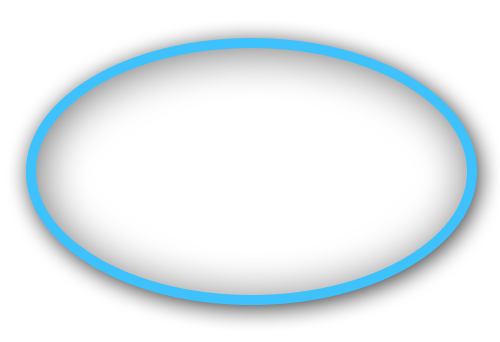
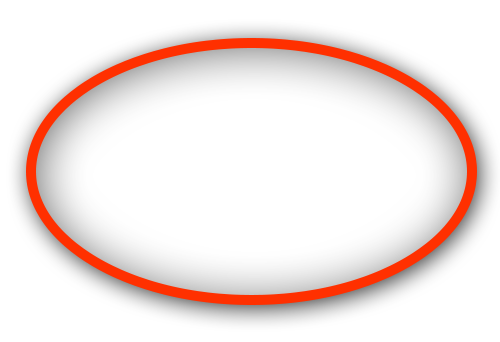
Comparing the layer stacks of the two 500x342 images. Changes:
added layer "focus" above "Ellipse 1 selected" over (26, 38, 477, 305)
hid "Ellipse 1" over (26, 38, 477, 305)
